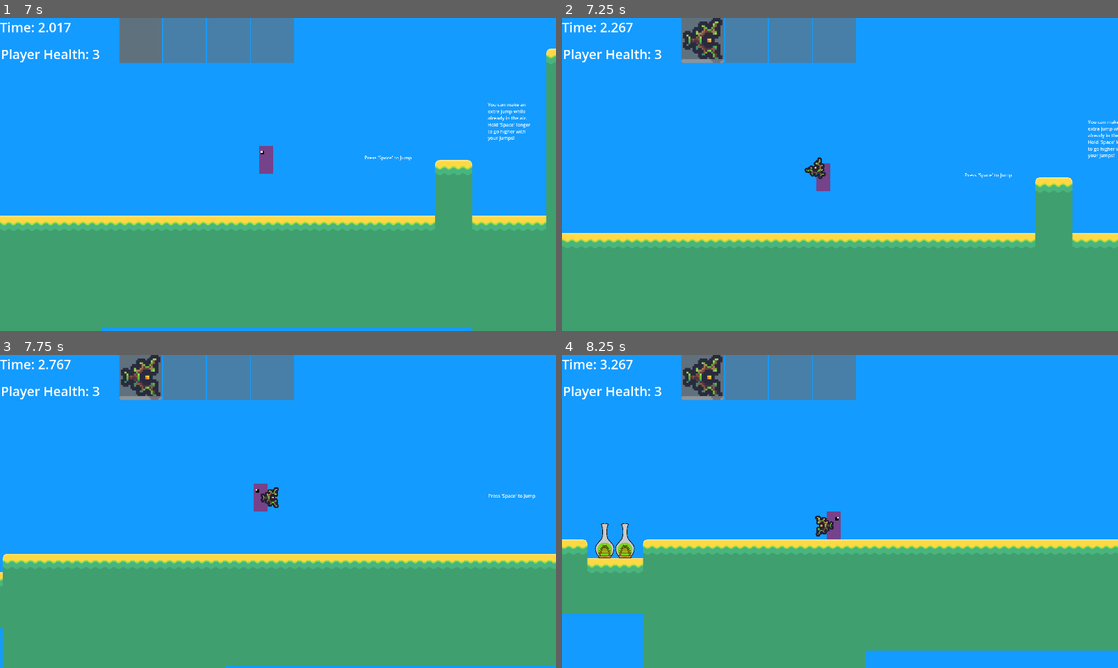
Above: before the commit, frames 1-4 (two rows, left to right).
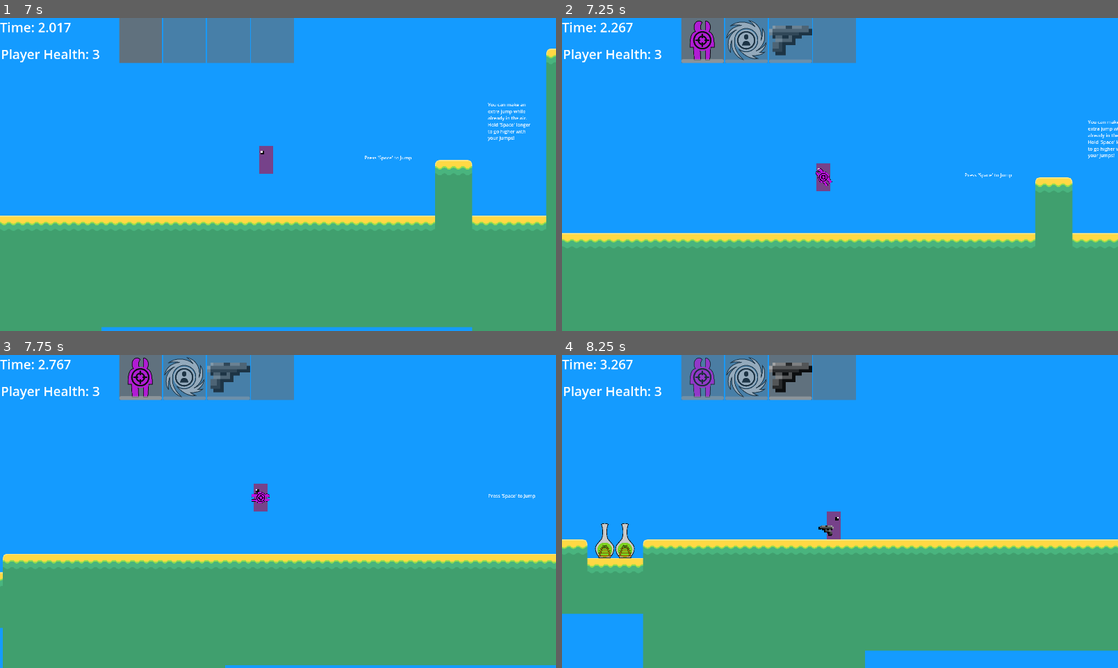
Above: after the commit, the same moments.

Repository: AidanCooper2003/AshenSkies
Game: Godot game, scene res://scenes/levels/main_menu.tscn
Two runs of this game, one before a commit and one after it. Both use one fixed random seed, a clock stepped at 60 frames per second and the inputs below.
Inputs (mouse positions are in pixels of both pictures, inside the frame that each line leads up to):
- Up to frame 1 (7 s): click "Start" at 0.5 s; tap Space (Jump) at 1.25, 1.52, 2, 2.27, 2.75, 3.5, 3.77, 4.25, 4.52, 5, 5.27, 6.77 s; move the mouse to (400, 158) at 1.27 s; press the mouse at (400, 158) at 1.28 s; hold D (Move Right) 1.28-2.78 s; move the mouse to (166, 190) at 2.02 s; release the mouse at (166, 190) at 2.03 s; click (166, 190) at 2.1 s; move the mouse to (333, 105) at 2.77 s; hold A (Move Left) 2.78-3.53 s; hold Right mouse button (Secondary Fire) 2.78-3.53 s; click (333, 105) at 3.05 s; move the mouse to (250, 237) at 3.52 s; hold D (Move Right) 3.53-5.03 s; tap Mouse wheel down (SwapWeaponDown) at 3.6 s; click (250, 237) at 3.8 s; move the mouse to (444, 221) at 4.27 s; press the mouse at (444, 221) at 4.28 s; tap Mouse wheel up (SwapWeaponUp) at 4.35 s; tap [ (Debug 1) at 4.9 s; move the mouse to (111, 127) at 5.02 s; release the mouse at (111, 127) at 5.03 s; hold A (Move Left) 5.03-5.78 s; tap E (Tertiary Fire) at 5.1 s; click (111, 127) at 5.3 s; tap R (Debug 2) at 5.65 s; move the mouse to (305, 174) at 5.77 s; press the mouse at (305, 174) at 5.78 s; hold D (Move Right) 5.78-6.53 s; tap F (Debug 3) at 6.4 s; move the mouse to (194, 96) at 6.52 s; release the mouse at (194, 96) at 6.53 s; hold A (Move Left) from 6.53 s (still down); click (194, 96) at 6.6 s
- Up to frame 2 (7.25 s): keep holding A (Move Left); tap L (Debug 4) at 7.15 s
- Up to frame 3 (7.75 s): keep holding A (Move Left); move the mouse to (400, 495) at 7.27 s; hold Right mouse button (Secondary Fire) from 7.28 s (still down); tap Space (Jump) at 7.52 s; click (400, 495) at 7.55 s
- Up to frame 4 (8.25 s): move the mouse to (728, 527) at 8.02 s; release A (Move Left) at 8.03 s; release Right mouse button (Secondary Fire) at 8.03 s; hold D (Move Right) from 8.03 s (still down); tap Mouse wheel down (SwapWeaponDown) at 8.1 s

Frame 1 is identical in both runs. In frame 2, 2.1% of the frame differs, in the area x 21-49%, y 0-54%; in frame 3, 2.1%; in frame 4, 3.0%, in the area x 21-49%, y 0-58%.

Commit message:
Added three new potions

Diff:
--- a/csv/conditions.csv
+++ b/csv/conditions.csv
@@ -9,3 +9,6 @@
 lucidity,dodge,1,speed,2,,,,,,
 haste,speed,0.5,,,,,,,,
 boiling,speed,-0.7,damage_over_time,10,,,,,,
+fulfilled,speed,-0.1,damage_dealt,0.25,durability_consumption,-0.25,,,,
+overclocked,durability_consumption,0.5,damage_dealt,1,speed,0.1,dodge,0.2,,
+phantom_bullets,durability_consumption,-1,,,,,,,,
--- a/csv/recipes.csv
+++ b/csv/recipes.csv
@@ -12,3 +12,6 @@
 hastemaker,"Absorption, Transportation",1,FALSE
 boiler_rifle,"Projectile, Fire, Pierce",3,TRUE
 fullblast,"Projectile, Multishot, Pierce",3,TRUE
+graditudanal_dinner,"Absorption, Food",1,FALSE
+phantom_rounds,"Absorption, Wind",3,FALSE
+biologic_overclock,"Absorption, Fire",3,FALSE
--- a/scenes/default_camera.tscn
+++ b/scenes/default_camera.tscn
@@ -11,13 +11,6 @@
 [node name="CanvasLayer" parent="." instance=ExtResource("1_a7gti")]
 
 [node name="Control" parent="CanvasLayer" index="0"]
-anchors_preset = 15
-anchor_right = 1.0
-anchor_bottom = 1.0
-offset_right = 0.0
-offset_bottom = 0.0
-grow_horizontal = 2
-grow_vertical = 2
 mouse_force_pass_scroll_events = false
 
 [node name="Health" parent="CanvasLayer/Control" index="2"]
@@ -71,7 +64,7 @@
 grow_horizontal = 2
 value = 100.0
 
-[node name="CraftingContainer" parent="CanvasLayer/Control" index="5"]
+[node name="CraftingContainer" parent="CanvasLayer/Control" index="7"]
 visible = false
 mouse_force_pass_scroll_events = false
 mouse_default_cursor_shape = 2
--- a/scenes/levels/main_menu.tscn
+++ b/scenes/levels/main_menu.tscn
@@ -90,7 +90,7 @@
 [node name="Weapons" type="GridContainer" parent="Grimoire/VBoxContainer/TabContainer"]
 layout_mode = 2
 size_flags_vertical = 3
-columns = 6
+columns = 8
 
 [node name="Resources" type="GridContainer" parent="Grimoire/VBoxContainer/TabContainer"]
 visible = false
--- /dev/null
+++ b/scenes/objects/weapons/biologic_overclock.tscn
@@ -0,0 +1,21 @@
+[gd_scene load_steps=3 format=3 uid="uid://bqci5r4ott3jx"]
+
+[ext_resource type="Script" path="res://scripts/entities/weapons/buff_potion.gd" id="1_dextt"]
+[ext_resource type="Texture2D" uid="uid://cgtjhu7h7p31a" path="res://sprites/weapon_icons/biologic_overclock.png" id="2_vw7fe"]
+
+[node name="BiologicOverclock" type="Node2D"]
+script = ExtResource("1_dextt")
+_condition_name = "overclocked"
+_condition_length = 15.0
+max_durability = 2
+_fire_delay = 0.5
+weapon_name = "biologic_overclock"
+
+[node name="Sprite2D" type="Sprite2D" parent="."]
+position = Vector2(0, 3.8147e-06)
+rotation = 1.5708
+scale = Vector2(0.133, 0.133)
+texture = ExtResource("2_vw7fe")
+
+[node name="FireDelayTimer" type="Timer" parent="."]
+wait_time = 0.001
--- a/scenes/objects/weapons/candlemans_brew.tscn
+++ b/scenes/objects/weapons/candlemans_brew.tscn
@@ -9,7 +9,7 @@
 _aura = ExtResource("2_dmtty")
 _aura_duration = 5.0
 max_durability = 2
-_fire_delay = 1.0
+_fire_delay = 0.5
 weapon_name = "candlemans_brew"
 
 [node name="FireDelayTimer" type="Timer" parent="."]
--- /dev/null
+++ b/scenes/objects/weapons/graditudanal_dinner.tscn
@@ -0,0 +1,21 @@
+[gd_scene load_steps=3 format=3 uid="uid://bfqyug4yettsu"]
+
+[ext_resource type="Script" path="res://scripts/entities/weapons/buff_potion.gd" id="1_p2qcx"]
+[ext_resource type="Texture2D" uid="uid://bpgeijl8g7pw5" path="res://sprites/weapon_icons/graditudanal_dinner.png" id="2_5v5mh"]
+
+[node name="GraditudanalDinner" type="Node2D"]
+script = ExtResource("1_p2qcx")
+_condition_name = "fulfilled"
+_condition_length = 25.0
+max_durability = 2
+_fire_delay = 0.5
+weapon_name = "graditudanal_dinner"
+
+[node name="Sprite2D" type="Sprite2D" parent="."]
+position = Vector2(0, 3.8147e-06)
+rotation = 1.5708
+scale = Vector2(0.133, 0.133)
+texture = ExtResource("2_5v5mh")
+
+[node name="FireDelayTimer" type="Timer" parent="."]
+wait_time = 0.001
--- a/scenes/objects/weapons/hastemaker.tscn
+++ b/scenes/objects/weapons/hastemaker.tscn
@@ -8,6 +8,7 @@
 _condition_name = "haste"
 _condition_length = 15.0
 max_durability = 2
+_fire_delay = 0.5
 weapon_name = "hastemaker"
 
 [node name="Sprite2D" type="Sprite2D" parent="."]
--- a/scenes/objects/weapons/health_potion.tscn
+++ b/scenes/objects/weapons/health_potion.tscn
@@ -7,7 +7,7 @@
 script = ExtResource("1_ie60t")
 heal_amount = 1
 max_durability = 3
-_fire_delay = 1.0
+_fire_delay = 0.5
 weapon_name = "health_potion"
 
 [node name="Sprite2D" type="Sprite2D" parent="."]
--- a/scenes/objects/weapons/hydrax.tscn
+++ b/scenes/objects/weapons/hydrax.tscn
@@ -8,7 +8,7 @@
 _condition_name = "hydrax"
 _condition_length = 15.0
 max_durability = 3
-_fire_delay = 1.0
+_fire_delay = 0.5
 weapon_name = "hydrax"
 
 [node name="Sprite2D" type="Sprite2D" parent="."]
--- /dev/null
+++ b/scenes/objects/weapons/phantom_rounds.tscn
@@ -0,0 +1,21 @@
+[gd_scene load_steps=3 format=3 uid="uid://cicdpfjuy05j8"]
+
+[ext_resource type="Script" path="res://scripts/entities/weapons/buff_potion.gd" id="1_avh2o"]
+[ext_resource type="Texture2D" uid="uid://dhpi7rpg42g8g" path="res://sprites/weapon_icons/phantom_rounds.png" id="2_hhobq"]
+
+[node name="PhantomRounds" type="Node2D"]
+script = ExtResource("1_avh2o")
+_condition_name = "phantom_bullets"
+_condition_length = 10.0
+max_durability = 3
+_fire_delay = 0.5
+weapon_name = "phantom_rounds"
+
+[node name="Sprite2D" type="Sprite2D" parent="."]
+position = Vector2(0, 3.8147e-06)
+rotation = 1.5708
+scale = Vector2(0.133, 0.133)
+texture = ExtResource("2_hhobq")
+
+[node name="FireDelayTimer" type="Timer" parent="."]
+wait_time = 0.001
--- a/scenes/objects/weapons/terminal_lucidity.tscn
+++ b/scenes/objects/weapons/terminal_lucidity.tscn
@@ -8,6 +8,7 @@
 _condition_name = "lucidity"
 _condition_length = 5.0
 max_durability = 1
+_fire_delay = 0.5
 weapon_name = "terminal_lucidity"
 
 [node name="Sprite2D" type="Sprite2D" parent="."]
--- a/scenes/ui/default_canvas.tscn
+++ b/scenes/ui/default_canvas.tscn
@@ -271,39 +271,51 @@
 
 [node name="ResourceContainer1" parent="Control/CraftingContainer/HBoxContainer/VBoxContainer/ResourceStorageGrid" instance=ExtResource("5_xt3hk")]
 layout_mode = 2
+focus_mode = 0
 
 [node name="ResourceContainer2" parent="Control/CraftingContainer/HBoxContainer/VBoxContainer/ResourceStorageGrid" instance=ExtResource("5_xt3hk")]
 layout_mode = 2
+focus_mode = 0
 
 [node name="ResourceContainer3" parent="Control/CraftingContainer/HBoxContainer/VBoxContainer/ResourceStorageGrid" instance=ExtResource("5_xt3hk")]
 layout_mode = 2
+focus_mode = 0
 
 [node name="ResourceContainer4" parent="Control/CraftingContainer/HBoxContainer/VBoxContainer/ResourceStorageGrid" instance=ExtResource("5_xt3hk")]
 layout_mode = 2
+focus_mode = 0
 
 [node name="ResourceContainer5" parent="Control/CraftingContainer/HBoxContainer/VBoxContainer/ResourceStorageGrid" instance=ExtResource("5_xt3hk")]
 layout_mode = 2
+focus_mode = 0
 
 [node name="ResourceContainer6" parent="Control/CraftingContainer/HBoxContainer/VBoxContainer/ResourceStorageGrid" instance=ExtResource("5_xt3hk")]
 layout_mode = 2
+focus_mode = 0
 
 [node name="ResourceContainer7" parent="Control/CraftingContainer/HBoxContainer/VBoxContainer/ResourceStorageGrid" instance=ExtResource("5_xt3hk")]
 layout_mode = 2
+focus_mode = 0
 
 [node name="ResourceContainer8" parent="Control/CraftingContainer/HBoxContainer/VBoxContainer/ResourceStorageGrid" instance=ExtResource("5_xt3hk")]
 layout_mode = 2
+focus_mode = 0
 
 [node name="ResourceContainer9" parent="Control/CraftingContainer/HBoxContainer/VBoxContainer/ResourceStorageGrid" instance=ExtResource("5_xt3hk")]
 layout_mode = 2
+focus_mode = 0
 
 [node name="ResourceContainer10" parent="Control/CraftingContainer/HBoxContainer/VBoxContainer/ResourceStorageGrid" instance=ExtResource("5_xt3hk")]
 layout_mode = 2
+focus_mode = 0
 
 [node name="ResourceContainer11" parent="Control/CraftingContainer/HBoxContainer/VBoxContainer/ResourceStorageGrid" instance=ExtResource("5_xt3hk")]
 layout_mode = 2
+focus_mode = 0
 
 [node name="ResourceContainer12" parent="Control/CraftingContainer/HBoxContainer/VBoxContainer/ResourceStorageGrid" instance=ExtResource("5_xt3hk")]
 layout_mode = 2
+focus_mode = 0
 
 [node name="CraftingGrid" type="GridContainer" parent="Control/CraftingContainer/HBoxContainer/VBoxContainer"]
 layout_mode = 2
--- a/scenes/ui/elements/resource_container.tscn
+++ b/scenes/ui/elements/resource_container.tscn
@@ -28,6 +28,6 @@
 offset_bottom = 90.0
 size_flags_vertical = 8
 bbcode_enabled = true
-text = "[right]100"
+text = "[right]"
 fit_content = true
 scroll_active = false
--- a/scripts/entities/weapon_components/multi_projectile_shooter.gd
+++ b/scripts/entities/weapon_components/multi_projectile_shooter.gd
@@ -11,6 +11,7 @@
 @export var is_angle_variance_random : bool
 
 func fire_bullet(weapon_angle: Vector2):
+	var damage_modifier = _get_damage_modification()
 	for i in range(bullet_count):
 		var bullet_instance = _bullet.instantiate()
 		var bullet_velocity_offset = randf_range(1 - bullet_velocity_variance, 1 + bullet_velocity_variance)
@@ -20,3 +21,6 @@
 		bullet_instance.position = self.global_position
 		bullet_instance.apply_impulse(new_angle * _bullet_velocity * bullet_velocity_offset, Vector2.ZERO)
 		bullet_instance.rotation = new_angle.angle()
+		if bullet_instance.find_child("DamageDealerComponent"):
+			bullet_instance.find_child("DamageDealerComponent").modify_damage(damage_modifier)
+			print(bullet_instance.find_child("DamageDealerComponent")._damage)
--- a/scripts/entities/weapon_components/projectile_shooter.gd
+++ b/scripts/entities/weapon_components/projectile_shooter.gd
@@ -7,5 +7,23 @@
 @export var _bullet : PackedScene
 @export var _bullet_velocity : float
 
+var parent_has_condition_handler := false
+
+func _ready():
+	await(owner.ready)
+	var parent = get_parent()
+	if parent is Weapon && parent.condition_handler != null:
+		parent_has_condition_handler = true
+
 func fire_bullet(weapon_angle: Vector2) -> void:
 	pass
+
+
+func _get_damage_modification() -> float:
+	var damage_modifier := 1.0
+	if parent_has_condition_handler:
+		var condition_handler = get_parent().condition_handler
+		print(condition_handler.conditions)
+		if condition_handler.has_modification("damage_dealt"):
+			damage_modifier += condition_handler.get_modification("damage_dealt")
+	return damage_modifier
--- a/scripts/entities/weapon_components/single_projectile_shooter.gd
+++ b/scripts/entities/weapon_components/single_projectile_shooter.gd
@@ -4,8 +4,13 @@
 
 
 func fire_bullet(weapon_angle: Vector2):
+	var damage_modifier = _get_damage_modification()
 	var bullet_instance = _bullet.instantiate()
 	get_tree().current_scene.add_child(bullet_instance)
 	bullet_instance.position = self.global_position
 	bullet_instance.apply_impulse(weapon_angle * _bullet_velocity, Vector2.ZERO)
 	bullet_instance.rotation = weapon_angle.angle()
+	if bullet_instance.find_child("DamageDealerComponent"):
+		bullet_instance.find_child("DamageDealerComponent").modify_damage(damage_modifier)
+		print(damage_modifier)
+		print(bullet_instance.find_child("DamageDealerComponent")._damage)
--- a/scripts/entities/weapons/aura_potion.gd
+++ b/scripts/entities/weapons/aura_potion.gd
@@ -5,16 +5,10 @@
 @export var _aura: PackedScene
 @export var _aura_duration: float
 
-var condition_handler: ConditionHandler
-
-func _ready():
-	super()
-	condition_handler = get_character_node("ConditionHandler")
-
 func fire_primary(weapon_angle) -> bool:
 	if _can_fire && not aura_present():
+		_decrement_durability()
 		instantiate_aura()
-		durability -= 1;
 		_can_fire = false
 		_fire_delay_timer.start()
 	if durability <= 0:
--- a/scripts/entities/weapons/basic_gun.gd
+++ b/scripts/entities/weapons/basic_gun.gd
@@ -7,7 +7,7 @@
 func fire_primary(weapon_angle) -> bool:
 	if _can_fire:
 		_projectile_shooter.fire_bullet(weapon_angle)
-		durability -= 1;
+		_decrement_durability()
 		_can_fire = false
 		_fire_delay_timer.start()
 	if durability <= 0:
--- a/scripts/entities/weapons/buff_potion.gd
+++ b/scripts/entities/weapons/buff_potion.gd
@@ -5,18 +5,10 @@
 @export var _condition_name: String
 @export var _condition_length: float
 
-var condition_handler: ConditionHandler
-
-
-func _ready() -> void:
-	super()
-	condition_handler = get_character_node("ConditionHandler")
-
-
 func fire_primary(weapon_angle) -> bool:
 	if _can_fire && not condition_handler.has_condition(_condition_name):
+		_decrement_durability()
 		condition_handler.add_condition(_condition_name, _condition_length)
-		durability -= 1;
 		_can_fire = false
 		_fire_delay_timer.start()
 	if durability <= 0:
--- a/scripts/entities/weapons/caffeination_station.gd
+++ b/scripts/entities/weapons/caffeination_station.gd
@@ -8,7 +8,7 @@
 	if _can_fire:
 		condition_added.emit("caffeinated", 3)
 		_projectile_shooter.fire_bullet(weapon_angle)
-		durability -= 1;
+		_decrement_durability()
 		_can_fire = false
 		_fire_delay_timer.start()
 	if durability <= 0:
--- a/scripts/entities/weapons/health_potion.gd
+++ b/scripts/entities/weapons/health_potion.gd
@@ -13,7 +13,7 @@
 func fire_primary(_weapon_angle):
 	if _can_fire and _get_can_heal():
 		health_change_triggered.emit(heal_amount)
-		durability -= 1;
+		_decrement_durability()
 		_can_fire = false
 		_fire_delay_timer.start()
 	if durability <= 0:
--- a/scripts/entities/weapons/weapon.gd
+++ b/scripts/entities/weapons/weapon.gd
@@ -15,6 +15,7 @@
 #Note: The node should still work even if this isn't assigned, just be missing
 #functionality that requires it.
 var character: Node2D
+var condition_handler : ConditionHandler
 
 var _can_fire := false
 var _enabled := false
@@ -29,6 +30,7 @@
 		_fire_delay_timer.wait_time = _fire_delay
 		_fire_delay_timer.start()
 	disable()
+	condition_handler = get_character_node("ConditionHandler")
 
 
 func fire_primary(weapon_angle: Vector2) -> bool:
@@ -78,3 +80,25 @@
 
 func _on_fire_delay_timer_timeout() -> void:
 	_can_fire = true
+
+
+##Currently only handles values from -1 -> 1. Higher durability consumption doesn't increase consumption
+func _decrement_durability() -> void:
+	if (
+			condition_handler == null
+			or not condition_handler.has_modification("durability_consumption")
+			or  condition_handler.get_modification("durability_consumption") == 0
+		):
+		durability -= 1
+		return
+	var durability_consumption = condition_handler.get_modification("durability_consumption")
+	if durability_consumption > 0:
+		var choice = randf()
+		if choice < durability_consumption:
+			durability -= 2
+		else:
+			durability -= 1
+	else:
+		var choice = -randf()
+		if choice < durability_consumption:
+			durability -= 1
--- a/scripts/entity-components/condition_handler.gd
+++ b/scripts/entity-components/condition_handler.gd
@@ -41,11 +41,11 @@
 	var change_amount := 0.0
 	for condition in conditions:
 		if conditions[condition].has(modification_name):
-			change_amount += conditions[condition][modification_name]
+			change_amount += float(conditions[condition][modification_name])
 	return change_amount
 
 
-func has_modification(modification_name: String) -> float:
+func has_modification(modification_name: String) -> bool:
 	for condition in conditions:
 		if conditions[condition].has(modification_name):
 			return true
--- a/scripts/entity-components/damage_dealer_component.gd
+++ b/scripts/entity-components/damage_dealer_component.gd
@@ -28,3 +28,6 @@
 		knockback_handler.apply_knockback(global_position.direction_to(area.global_position) * _knockback)
 	if _pierce <= 0:
 		final_pierce_reached.emit()
+
+func modify_damage(modifier: float):
+	_damage *= modifier
--- a/scripts/entity-components/health_component.gd
+++ b/scripts/entity-components/health_component.gd
@@ -57,7 +57,6 @@
 		_current_health -= 1
 		iframe_start_time = Time.get_ticks_msec()
 	_current_health = clamp(_current_health, 0, INF)
-	print(_current_health)
 	health_changed.emit(_current_health, true)
 	if _current_health <= 0:
 		die()
--- a/scripts/entity-components/jumper_component.gd
+++ b/scripts/entity-components/jumper_component.gd
@@ -43,8 +43,8 @@
 
 func force_jump() -> void:
 	var speed_modifier := 1.0
-	if _condition_handler.has_modification("speed") * _jump_speed_modifier:
-		speed_modifier *= (1 + (((1 - _condition_handler.get_modification("speed"))) * _jump_speed_modifier))
+	if _condition_handler.get_modification("speed"):
+		speed_modifier *= (1 + (_condition_handler.get_modification("speed") * _jump_speed_modifier))
 	_character_body_2d.velocity.y = -_jump_force * speed_modifier
 	_gravity_component.fast_fall_override = false
 
@@ -61,7 +61,7 @@
 func _jump() -> void:
 	var speed_modifier := 1.0
 	if _condition_handler.has_modification("speed"):
-		speed_modifier *= (1 + (((1 - _condition_handler.get_modification("speed"))) * _jump_speed_modifier))
+		speed_modifier *= (1 + (_condition_handler.get_modification("speed") * _jump_speed_modifier))
 	_character_body_2d.velocity.y = -_jump_force * speed_modifier
 	_gravity_component.fast_fall_override = false
 	if not _is_on_floor and not _is_coyote_state:
--- a/scripts/entity-components/weapon_manager.gd
+++ b/scripts/entity-components/weapon_manager.gd
@@ -15,6 +15,7 @@
 	_weapon_holder = get_child(0)
 	if _default_weapon != null:
 		instantiated_weapon = _default_weapon.instantiate()
+		instantiated_weapon.character = get_parent()
 		_weapon_holder.add_child(instantiated_weapon)
 	_aim_angle = Vector2.ZERO
 
--- a/scripts/menu/menu_manager.gd
+++ b/scripts/menu/menu_manager.gd
@@ -23,7 +23,6 @@
 
 
 func _initialize_grimoire() -> void:
-	print("lol")
 	$Grimoire/VBoxContainer/Stats.text = ""
 	if SaveManager.has_save_data("best_time"):
 		print("has_data")
--- a/scripts/utility/debug_helper.gd
+++ b/scripts/utility/debug_helper.gd
@@ -19,7 +19,9 @@
 	if Input.is_action_just_pressed("Debug 2"):
 		EventBus.ingredients_reset.emit()
 	if Input.is_action_just_pressed("Debug 4"):
-		_assign_weapon("fullblast")
+		_assign_weapon("phantom_rounds")
+		_assign_weapon("biologic_overclock")
+		_assign_weapon("test_gun")
 	if Input.is_action_just_pressed("Exit To Menu"):
 		get_tree().change_scene_to_file("res://scenes/levels/main_menu.tscn")
 
Binary file added: sprites/weapon_icons/biologic_overclock.png
Not shown, added: sprites/weapon_icons/biologic_overclock.png.import
Binary file added: sprites/weapon_icons/graditudanal_dinner.png
Not shown, added: sprites/weapon_icons/graditudanal_dinner.png.import
Binary file added: sprites/weapon_icons/phantom_rounds.png
Not shown, added: sprites/weapon_icons/phantom_rounds.png.import
